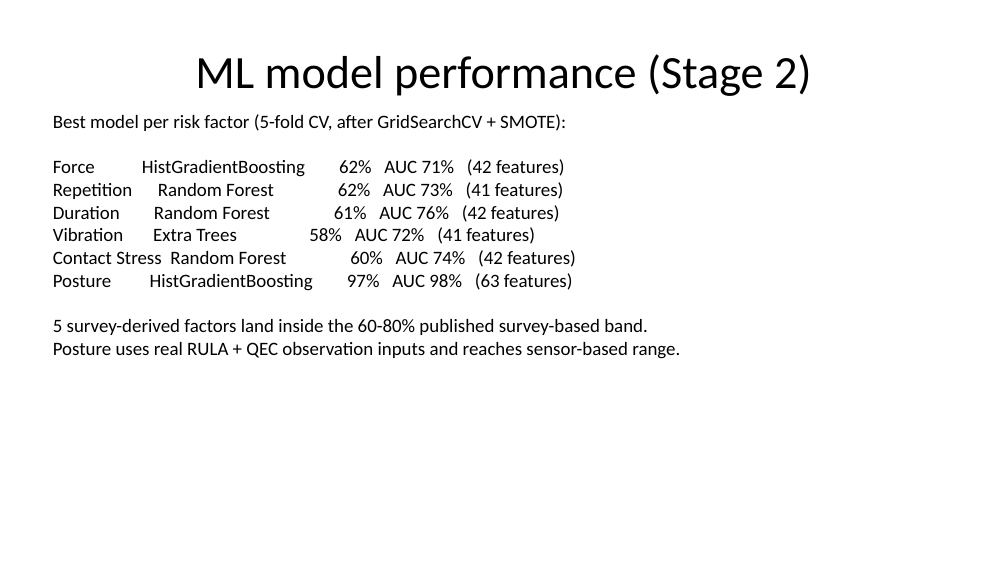
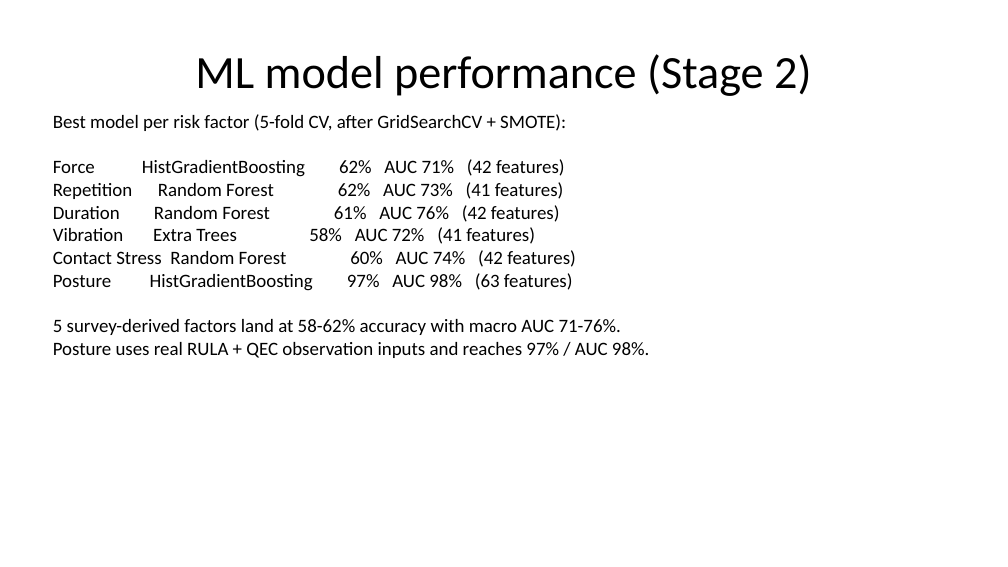
Before and after one commit to AilaVishnu/ergonomic-risk-factor-prediction, a slide deck: slide 46 of deck/Ergonomic_Risk_Factor_Prediction_Project_Plan_WITH_RESULTS.pptx. Drawn at 1008x567 pixels with LibreOffice and Linux fonts; fonts in the diff are those of the drawing. Boxes give left, top, right and bottom in pixels: in the first picture for what was removed or moved away, otherwise in the second. Text is boxed around its words. In the diff, an @@ line names an element or a change of style, - is before the commit and + after.

```diff
--- a/deck/Ergonomic_Risk_Factor_Prediction_Project_Plan_WITH_RESULTS.pptx
+++ b/deck/Ergonomic_Risk_Factor_Prediction_Project_Plan_WITH_RESULTS.pptx
@@ text at (53, 319, 649, 358): text changed @@
-5 survey-derived factors land inside the 60-80% published survey-based band.
-Posture uses real RULA + QEC observation inputs and reaches sensor-based range.
+5 survey-derived factors land at 58-62% accuracy with macro AUC 71-76%.
+Posture uses real RULA + QEC observation inputs and reaches 97% / AUC 98%.
```
Also in this commit, not shown: 2 other slides changed.
